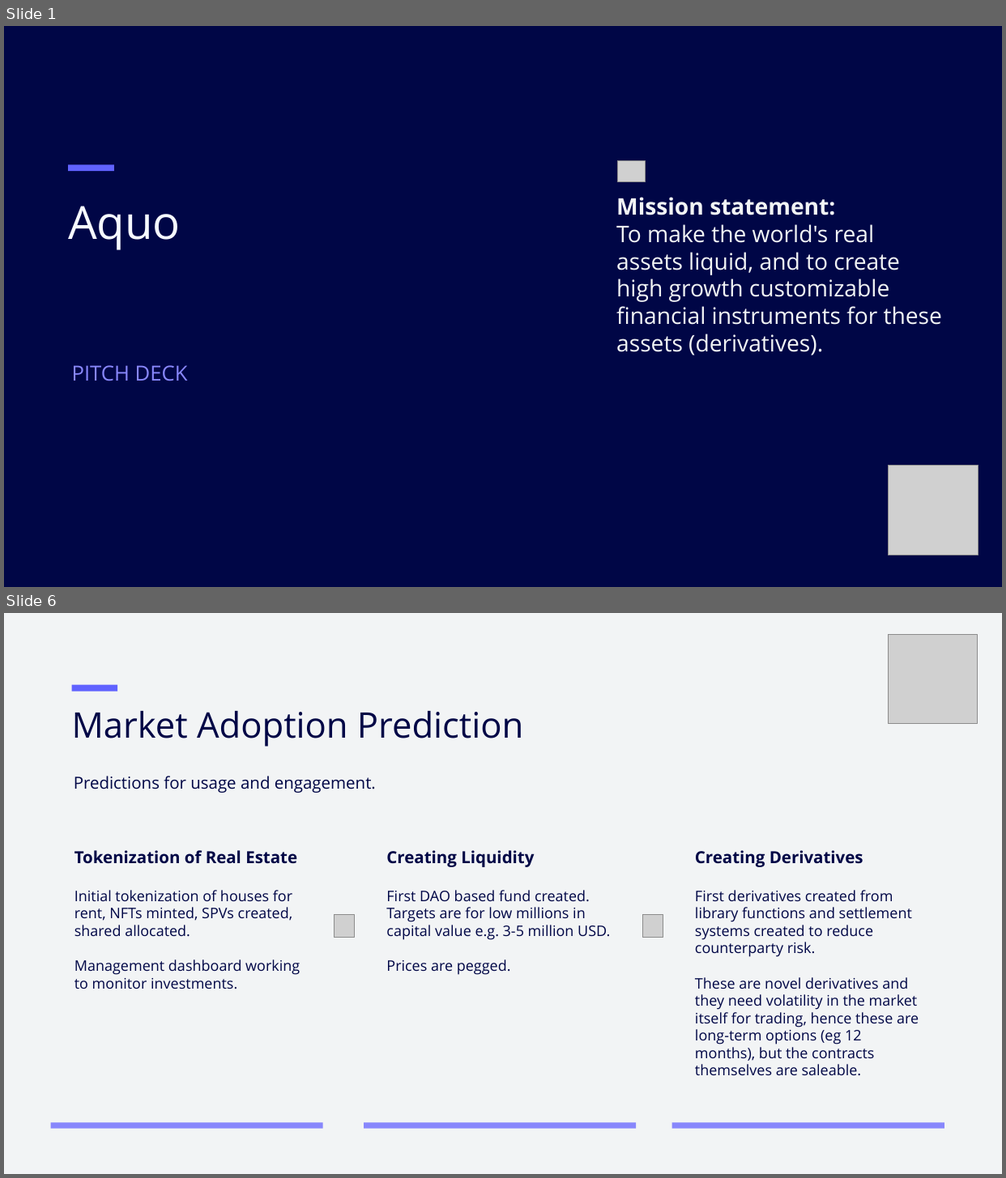
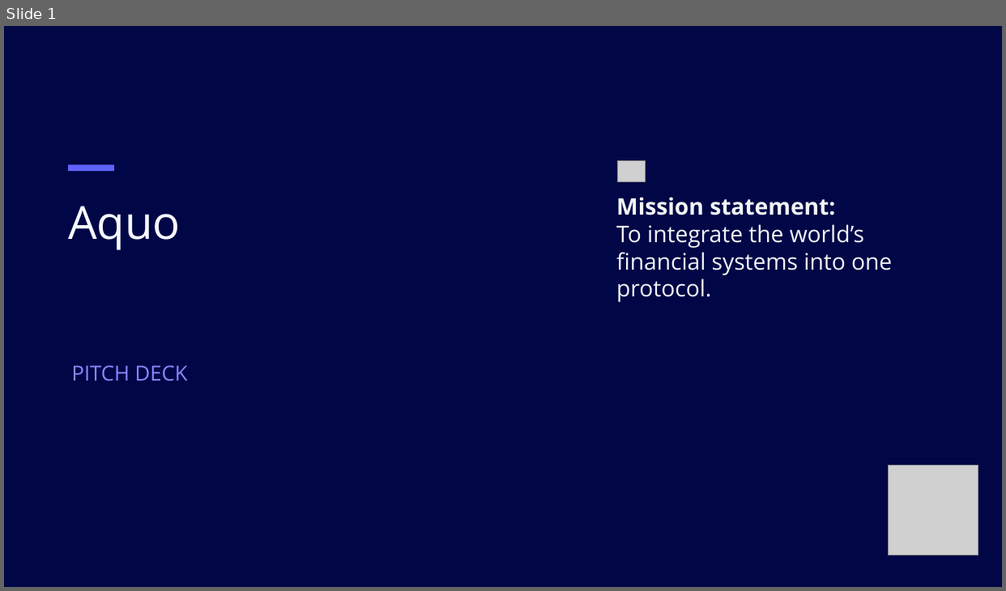
Before and after one commit to cryptotrader2023/aquo, a slide deck: public/aquopitchdeck.pptx. Shown one above the other, each under a label of ours: slides 1 and 6 before the commit, slide 1 after it; the slides between them are not shown. The pictures are 1006x1178 and 1006x591 pixels, drawn with LibreOffice and Linux fonts; fonts in the diff are those of the drawing; grey boxes stand for pictures. Boxes give left, top, right and bottom in pixels: in the first picture for what was removed or moved away, otherwise in the second. Text is boxed around its words. In the diff, an @@ line names an element or a change of style, - is before the commit and + after.

```diff
--- a/public/aquopitchdeck.pptx
+++ b/public/aquopitchdeck.pptx
@@ slide 6 removed at (4, 613, 1002, 1174), background #F2F4F5 @@
@@ picture removed at (889, 635, 978, 723) @@
@@ rectangle removed at (71, 685, 117, 692) @@
@@ text removed at (72, 711, 523, 747) @@
-Market Adoption Prediction
@@ text removed at (74, 776, 376, 793) @@
-Predictions for usage and engagement.
@@ text removed at (74, 850, 300, 989) @@
-Tokenization of Real Estate
-Initial tokenization of houses for rent, NFTs minted, SPVs created, shared allocated.
-Management dashboard working to monitor investments.
@@ text removed at (386, 850, 610, 975) @@
-Creating Liquidity
-First DAO based fund created. Targets are for low millions in capital value e.g. 3-5 million USD.
-Prices are pegged.
@@ text removed at (695, 850, 918, 1076) @@
-Creating Derivatives
-First derivatives created from library functions and settlement systems created to reduce counterparty risk.
-These are novel derivatives and they need volatility in the market itself for trading, hence these are long-term options (eg 12 months), but the contracts themselves are saleable.
@@ picture removed at (334, 915, 354, 938) @@
@@ picture removed at (643, 915, 663, 938) @@
@@ rectangle removed at (50, 1122, 323, 1129) @@
@@ rectangle removed at (364, 1122, 637, 1129) @@
@@ rectangle removed at (672, 1122, 945, 1129) @@
@@ slide 1 changed as well @@
@@ text at (616, 197, 892, 302): text changed @@
-Mission statement:
-To make the world's real assets liquid, and to create high growth customizable financial instruments for these assets (derivatives).
+Mission statement:
+To integrate the world’s financial systems into one protocol.
```
Also in this commit, not shown: 6 other slides changed, 5 slides added, 4 other slides removed, 32 other files.
